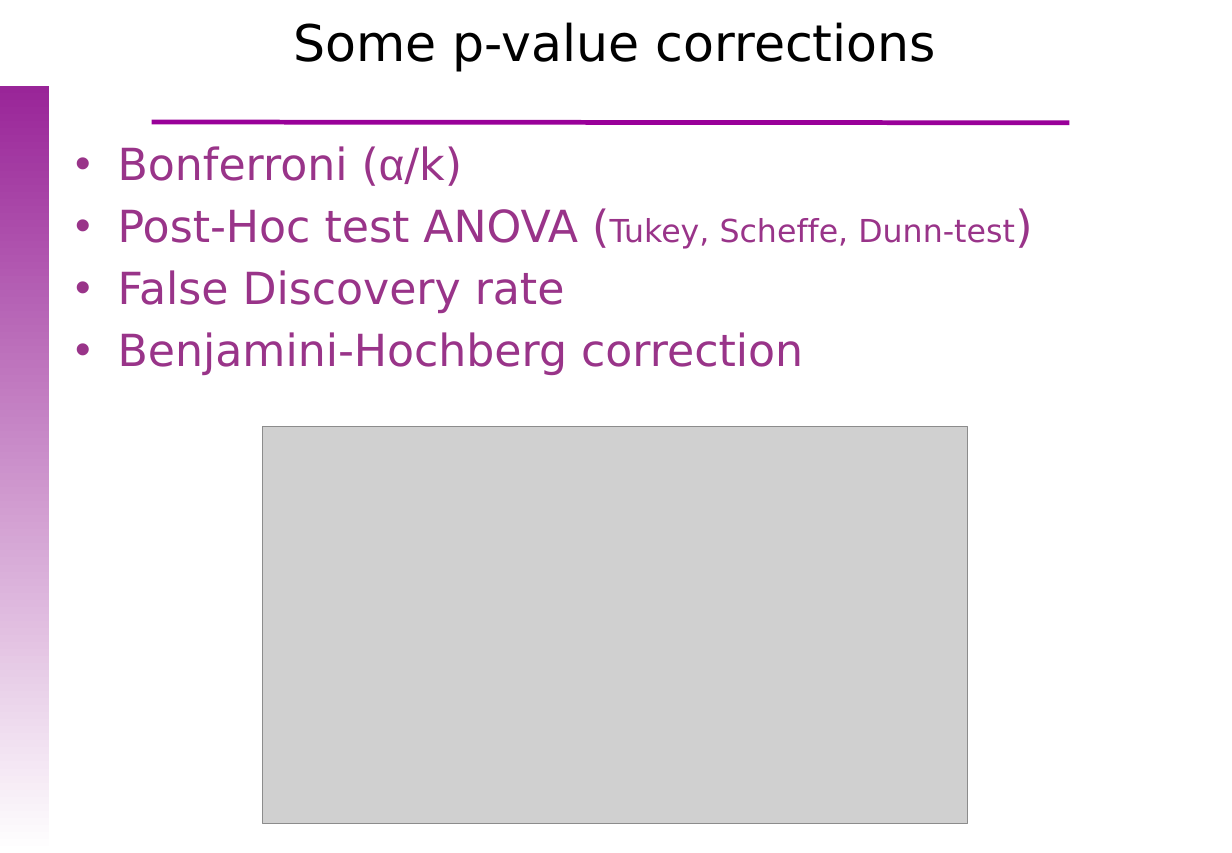
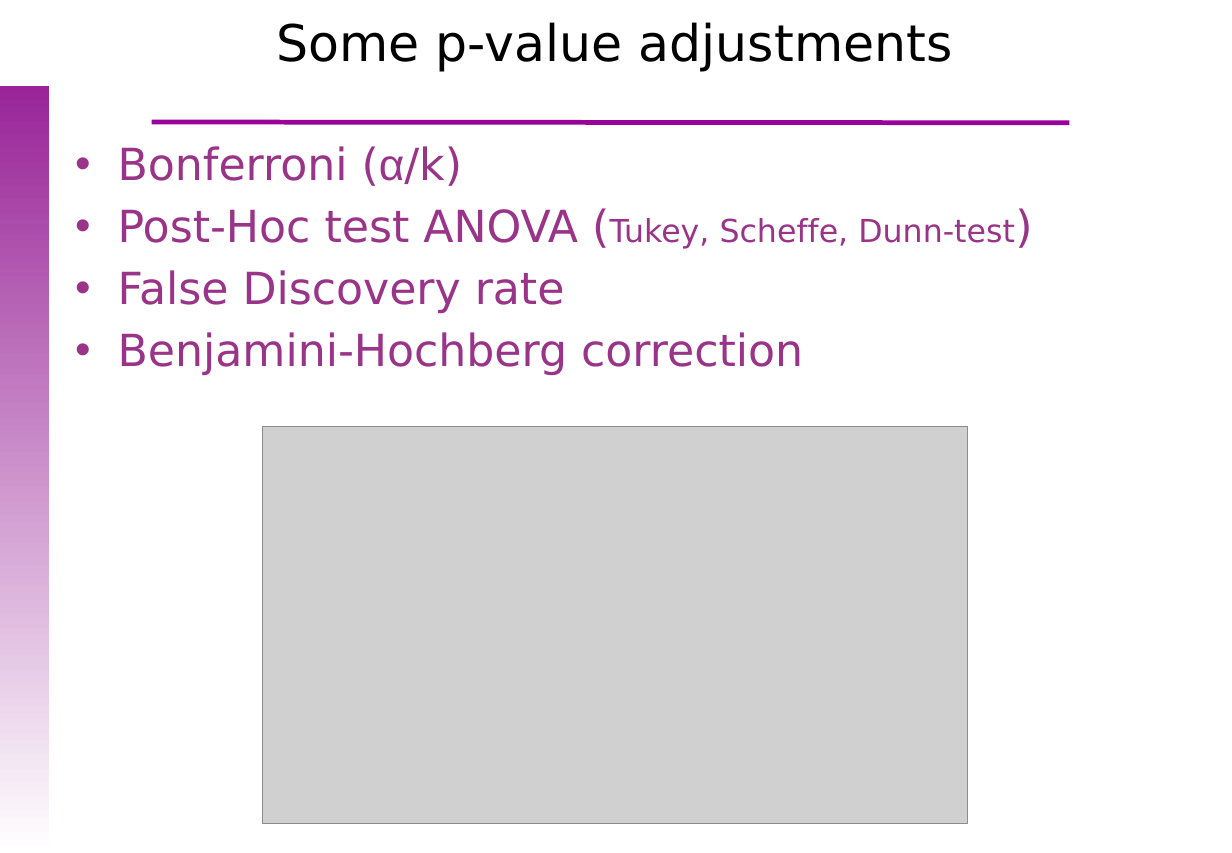
Before and after one commit to uebvhir/Course_Basic_Statistics_2019, a slide deck: slide 60 of Sessio_7/EBB_2019_Session_7-Hypothesis_test_continous_variables.pptx (slide 56 before the commit). Drawn at 1232x853 pixels with LibreOffice and Linux fonts; fonts in the diff are those of the drawing; grey boxes stand for pictures; background and template pictures are left out. Boxes give left, top, right and bottom in pixels: in the first picture for what was removed or moved away, otherwise in the second. Text is boxed around its words. In the diff, an @@ line names an element or a change of style, - is before the commit and + after.

```diff
--- a/Sessio_7/EBB_2019_Session_7-Hypothesis_test_continous_variables.pptx
+++ b/Sessio_7/EBB_2019_Session_7-Hypothesis_test_continous_variables.pptx
@@ title at bbox=[277, 22, 953, 72]: text changed @@
-Some p-value corrections
+Some p-value adjustments
```
Also in this commit, not shown: 13 other slides changed, 6 slides added, 2 slides removed, 1 other file.
